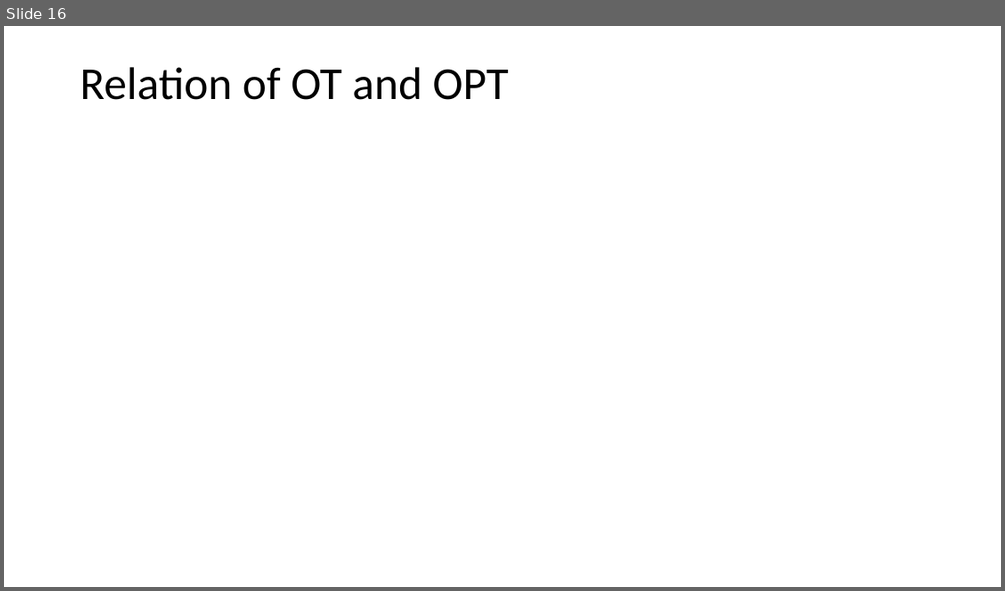
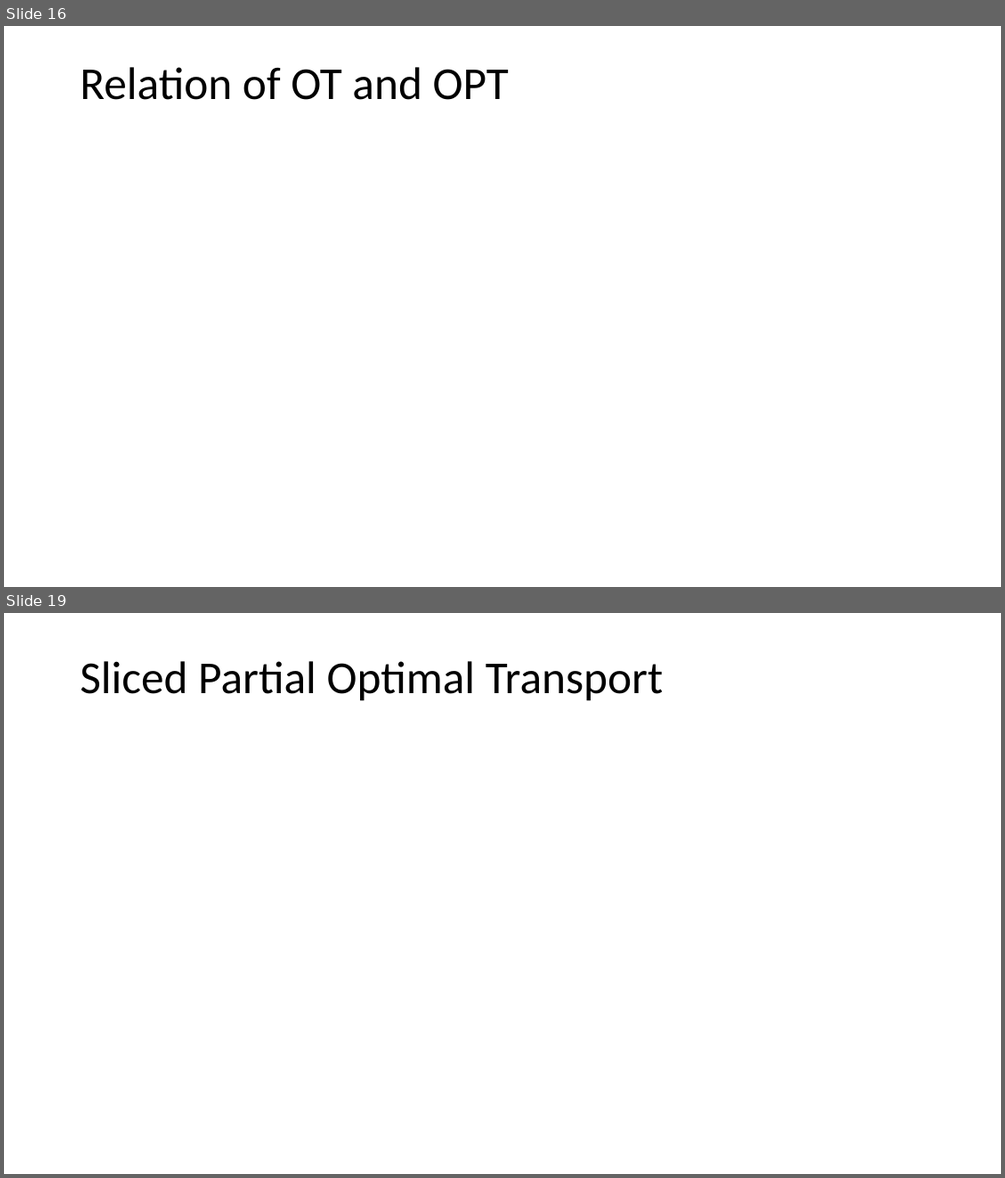
Before and after one commit to yikun-baio/sliced_opt, a slide deck: Sliced Optimal Partial Transport/OPT_Yikun.pptx. Shown one above the other, each under a label of ours: slide 16 before the commit, slides 16 and 19 after it; the slides between them are not shown. The pictures are 1005x591 and 1005x1178 pixels, drawn with LibreOffice and Linux fonts; fonts in the diff are those of the drawing; grey boxes stand for pictures. Boxes give left, top, right and bottom in pixels: in the first picture for what was removed or moved away, otherwise in the second. Text is boxed around its words. In the diff, an @@ line names an element or a change of style, - is before the commit and + after.

```diff
--- a/Sliced Optimal Partial Transport/OPT_Yikun.pptx
+++ b/Sliced Optimal Partial Transport/OPT_Yikun.pptx
@@ slide 19 added at (4, 613, 1001, 1174), background #FFFFFF @@
@@ title added at (80, 661, 663, 701), 44 pt, text #000000 @@
+Sliced Partial Optimal Transport
```
Also in this commit, not shown: 1 slide changed, 4 other slides added, 1 other file.
